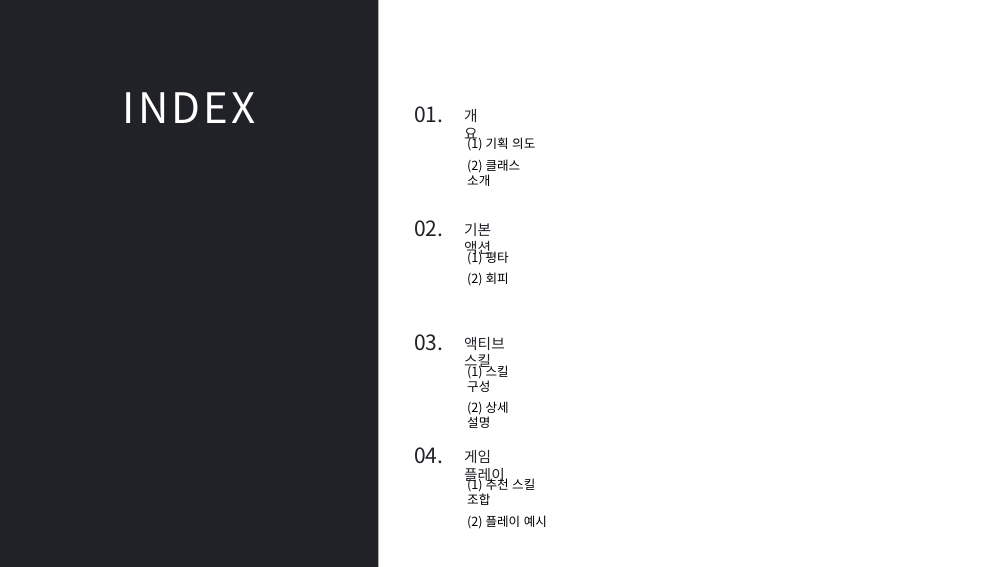
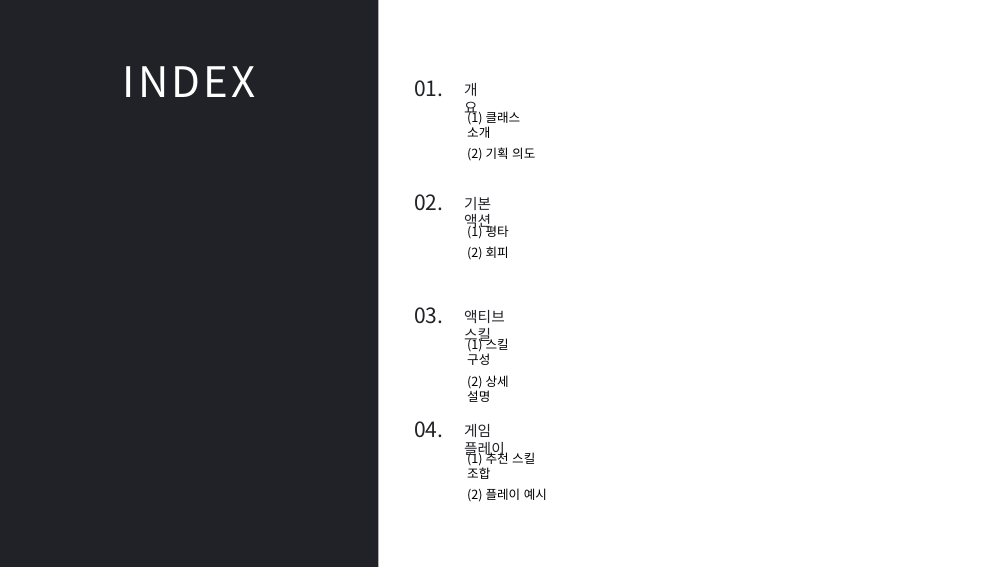
Before and after one commit to hjs0913/GameDesign, a slide deck: slide 2 of 크로노오디세이_전투기획자/사전과제/[과제전형] [Chrono Odyssey] 캐릭터 전투 기획자 모집 _ 홍진선 과제 제출.pptx (slide 3 before the commit). Drawn at 1008x567 pixels with LibreOffice and Linux fonts; fonts in the diff are those of the drawing. Boxes give left, top, right and bottom in pixels: in the first picture for what was removed or moved away, otherwise in the second. Text is boxed around its words. In the diff, an @@ line names an element or a change of style, - is before the commit and + after.

```diff
--- a/크로노오디세이_전투기획자/사전과제/[과제전형] [Chrono Odyssey] 캐릭터 전투 기획자 모집 _ 홍진선 과제 제출.pptx
+++ b/크로노오디세이_전투기획자/사전과제/[과제전형] [Chrono Odyssey] 캐릭터 전투 기획자 모집 _ 홍진선 과제 제출.pptx
@@ text at [467,109,535,161]: text changed @@
-(1) 기획 의도
-(2) 클래스 소개
+(1) 클래스 소개
+(2) 기획 의도
@@ 12 texts: place and size @@
-12 texts at [123,92,547,529]
+12 texts at [123,66,547,502]
```
Also in this commit, not shown: 3 other slides changed, 3 slides added, 1 slide removed, 33 other files.
